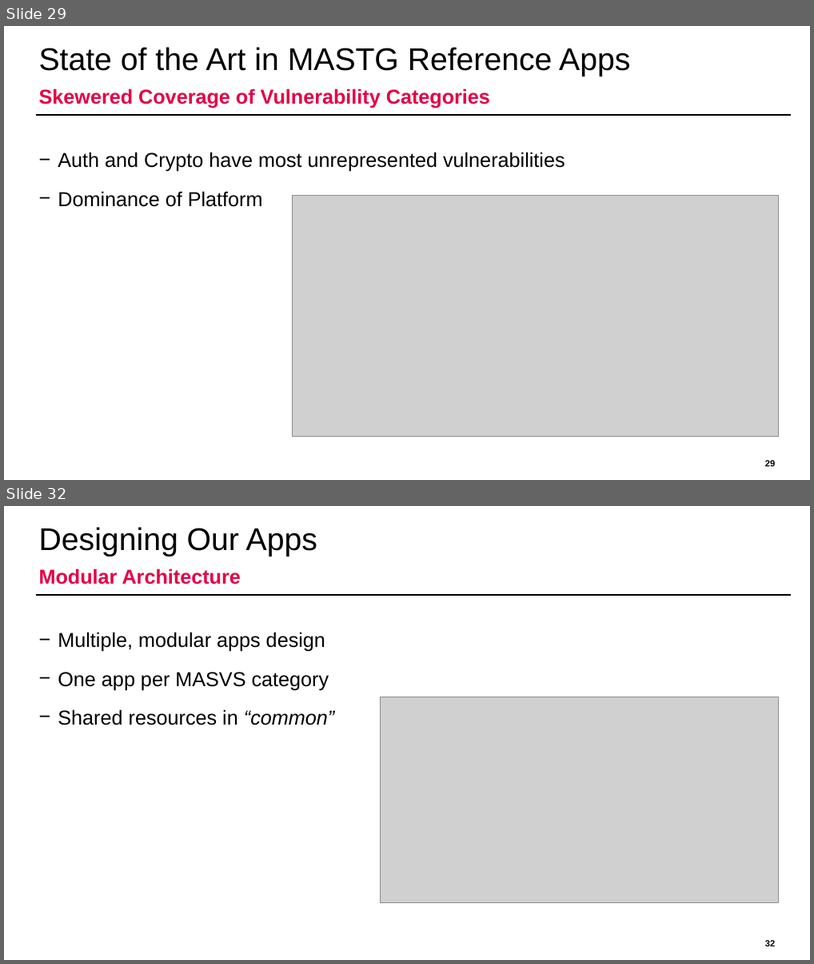
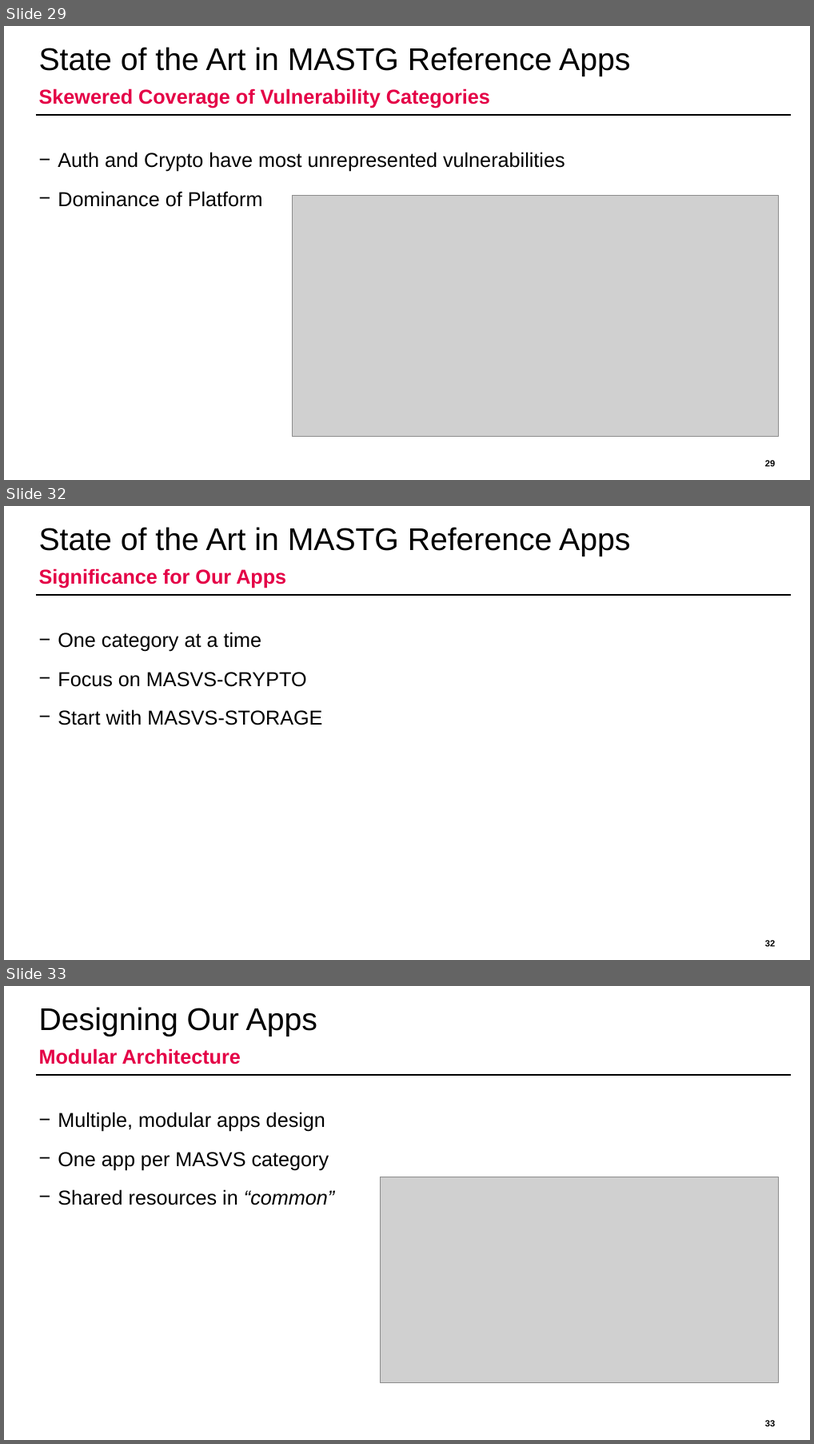
Before and after one commit to domi-cmd/Reference_Application_for_OWASP_MASTG, a slide deck: dev_documents/presentation/ba_thesis_presentation_kronig.pptx. Shown one above the other, each under a label of ours: slides 29 and 32 before the commit, slides 29, 32 and 33 after it; the slides between them are not shown. The pictures are 814x964 and 814x1444 pixels, drawn with LibreOffice and Linux fonts; fonts in the diff are those of the drawing; grey boxes stand for pictures; background and template pictures are left out. Boxes give left, top, right and bottom in pixels: in the first picture for what was removed or moved away, otherwise in the second. Text is boxed around its words. In the diff, an @@ line names an element or a change of style, - is before the commit and + after.

```diff
--- a/dev_documents/presentation/ba_thesis_presentation_kronig.pptx
+++ b/dev_documents/presentation/ba_thesis_presentation_kronig.pptx
@@ slide 32 added at bbox=[4, 506, 810, 960], background #FFFFFF; not listed: 1 template element that a slide beside it also shows @@
@@ title added at bbox=[39, 527, 630, 556], 28 pt, text #000000 @@
+State of the Art in MASTG Reference Apps
@@ text added at bbox=[39, 568, 286, 588], 18 pt, text #E40046, bold @@
+Significance for Our Apps
@@ text added at bbox=[58, 632, 322, 725], 18 pt, text #000000 @@
+− One category at a time
+− Focus on MASVS-CRYPTO
+− Start with MASVS-STORAGE
@@ page number added at bbox=[766, 939, 775, 948], 8 pt, text #000000, bold @@
+32
@@ what was slide 32 is now slide 33 @@
```
Also in this commit, not shown: 4 slides changed, 1 slide removed, 1 other file.
